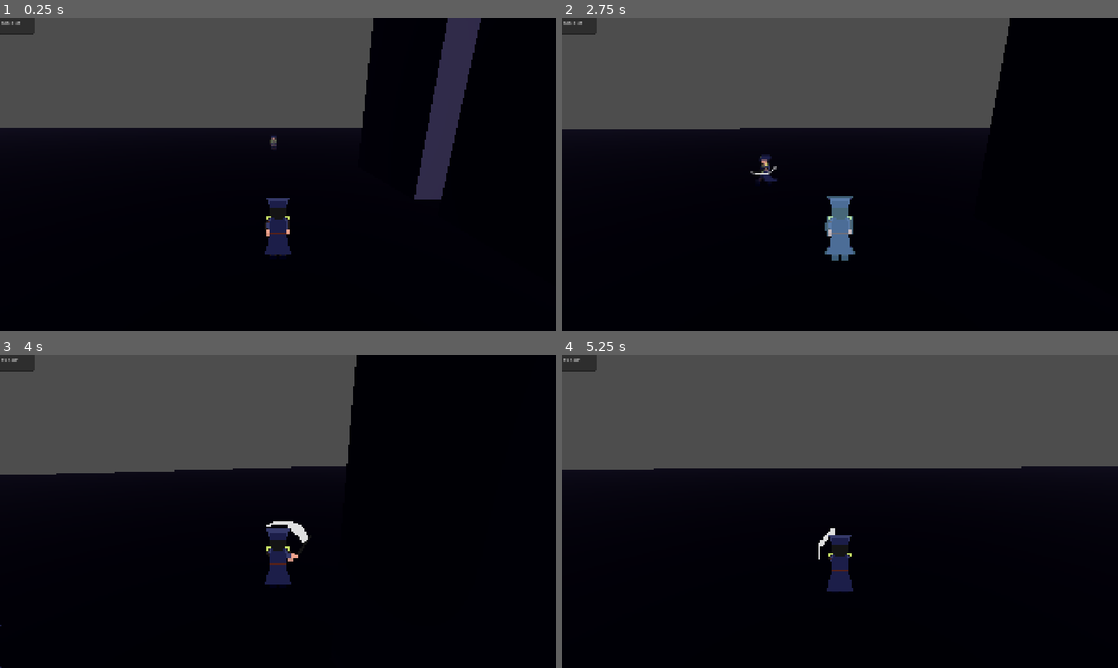
Above: before the commit, frames 1-4 (two rows, left to right).
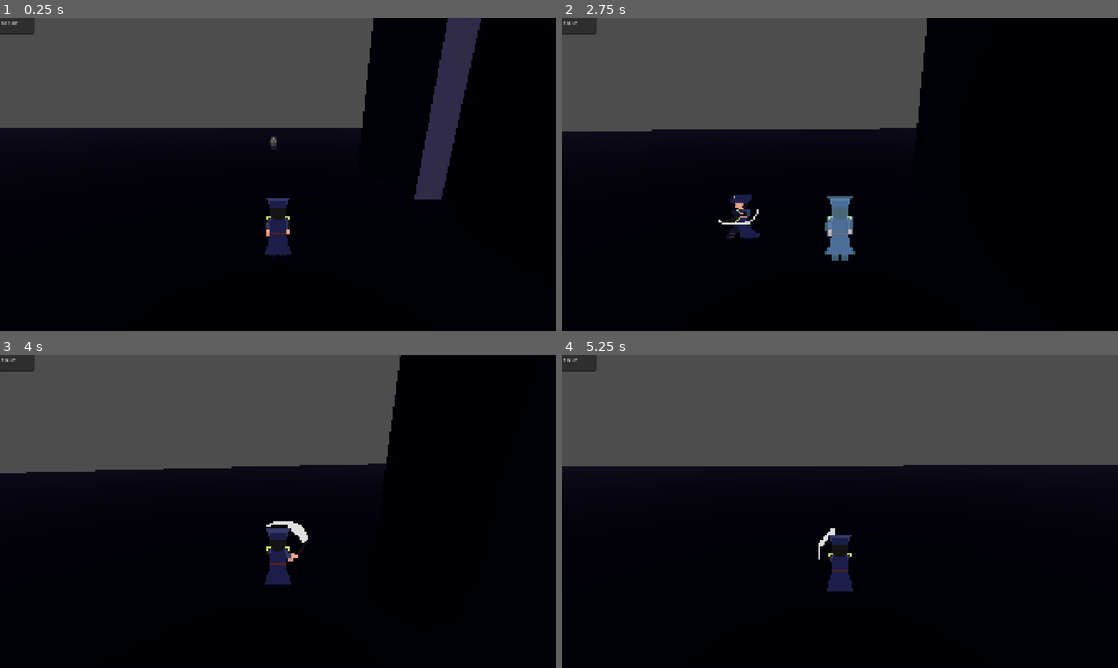
Above: after the commit, the same moments.

Repository: zenrythebard/dinamik_21_gamejam
Game: Godot game, scene res://test_assets/test_3d.tscn
The game is run twice, just before and just after one commit, with the same random seed, the same clock (stepped at 60 frames per second) and the same inputs. This scene is started directly instead of the project's main scene.
Inputs (mouse positions are in pixels of both pictures, inside the frame that each line leads up to):
- Up to frame 1 (0.25 s): no input
- Up to frame 2 (2.75 s): tap Enter (ui_accept) at 0.5, 0.77, 1.52 s; move the mouse to (867, 174) at 0.52 s; hold W (walk_forward) from 0.53 s (still down); click (867, 174) at 0.6 s; move the mouse to (812, 174) at 1.27 s; click (812, 174) at 1.35 s; move the mouse to (851, 168) at 2.02 s; tap Shift (dash) at 2.1 s; click (851, 168) at 2.3 s
- Up to frame 3 (4 s): keep holding W (walk_forward); move the mouse to (272, 517) at 2.77 s; click (272, 517) at 2.85 s; tap Enter (ui_accept) at 3.02, 3.77 s; move the mouse to (316, 514) at 3.52 s; click (316, 514) at 3.6 s
- Up to frame 4 (5.25 s): keep holding W (walk_forward); move the mouse to (795, 508) at 4.27 s; tap Shift (dash) at 4.35 s; tap Enter (ui_accept) at 4.52 s; click (795, 508) at 4.55 s; move the mouse to (845, 511) at 5.02 s; click (845, 511) at 5.1 s

The runs differ from the first frame. In frame 1, less than 0.1% of the frame differs, in the area x 1-4%, y 1-3%; in frame 2, 5.8%, in the area x 0-81%, y 0-71%; in frame 3, 3.0%; in frame 4, 0.8%.

Commit message:
player dies

Diff:
--- a/test_assets/debug_hud.gd
+++ b/test_assets/debug_hud.gd
@@ -8,6 +8,7 @@
 	debug_text.text = "null"
 
 func _process(delta: float) -> void:
+	print(Engine.get_frames_per_second())
 	var fps_check : String
 	var health_check : String
 	if fps_bool:
@@ -15,5 +16,7 @@
 	else:
 		fps_check = ""
 	if health_bool:
+		if not player:
+			return
 		health_check = str(player.health) + " HP"
 	debug_text.text = fps_check + health_check
--- a/test_assets/ninja.gd
+++ b/test_assets/ninja.gd
@@ -29,6 +29,7 @@
 signal death
 
 func _ready() -> void:
+	health = clampf(100.0, 0.0, base_health)
 	damage = base_damage
 	health = base_health
 	SPEED = base_speed
@@ -36,6 +37,8 @@
 	death.connect(on_death)
 
 func _physics_process(delta: float) -> void:
+	if not target:
+		return
 	hurtbox.look_at(Vector3(player.global_position.x, global_position.y,player.global_position.z))
 	# Add the gravity.
 	if not is_on_floor():
@@ -50,7 +53,6 @@
 	direction_relative_to_player()
 
 func ninja_behaviour():
-	print(attack_initiative)
 	#moving to zone control
 	if not target or not follow_player:
 		return
--- a/test_assets/ninja.tscn
+++ b/test_assets/ninja.tscn
@@ -884,7 +884,7 @@
 animation_tree = NodePath("AnimationTree")
 animation_player = NodePath("AnimationPlayer")
 base_health = 10.0
-weight = 10.0
+weight = 15.0
 
 [node name="AnimationTree" type="AnimationTree" parent="." unique_id=1326933241]
 active = false
--- a/test_assets/player.tscn
+++ b/test_assets/player.tscn
@@ -991,7 +991,7 @@
 points = PackedVector3Array(0, 0, 0, 40, 0, 20, 40, 0, -20)
 
 [sub_resource type="ConvexPolygonShape3D" id="ConvexPolygonShape3D_m4kpu"]
-points = PackedVector3Array(0, 0, 0, -1, 0, -1, -2, -1, -2, 2, -1, -2, 1, 0, -1, 2, 1, -2, -2, 1, -2)
+points = PackedVector3Array(0, 0, 0, 0.2, 0, -1, -0.4, -1, -2, 0.4, -1, -2, 0.2, 0, -1, 0.4, 1, -2, -0.4, 1, -2)
 
 [sub_resource type="CapsuleShape3D" id="CapsuleShape3D_p5viw"]
 radius = 0.25
@@ -1005,7 +1005,8 @@
 script = ExtResource("1_x8nt6")
 base_speed = 3.0
 dash_strength = 5.0
-weight = 12.0
+base_health = 10.0
+weight = 15.0
 
 [node name="AnimatedSprite3D" type="AnimatedSprite3D" parent="." unique_id=1171916046]
 transform = Transform3D(3.945, 0, 0, 0, 3.8105772, 1.0210412, 0, -1.0210412, 3.8105772, 0, 0, 0)
--- a/test_assets/test_character_body_3d.gd
+++ b/test_assets/test_character_body_3d.gd
@@ -12,13 +12,16 @@
 var health : float
 @export var base_damage : float = 5
 var damage : float
+signal player_death
 
 func _ready() -> void:
 	damage = base_damage
+	health = clampf(100.0, 0.0, base_health)
 	health = base_health
 	SPEED = base_speed
 	animation_tree.active = true
 	Input.mouse_mode = 2
+	player_death.connect(on_death)
 
 func _physics_process(delta: float) -> void:
 
@@ -131,3 +134,8 @@
 	health -= area.main_body.damage
 	var knock_dir : Vector3 = -(area.global_position - global_position).normalized()
 	knockback = knock_dir * 10 / weight
+	if health < 1:
+		emit_signal("player_death")
+
+func on_death():
+	queue_free()
